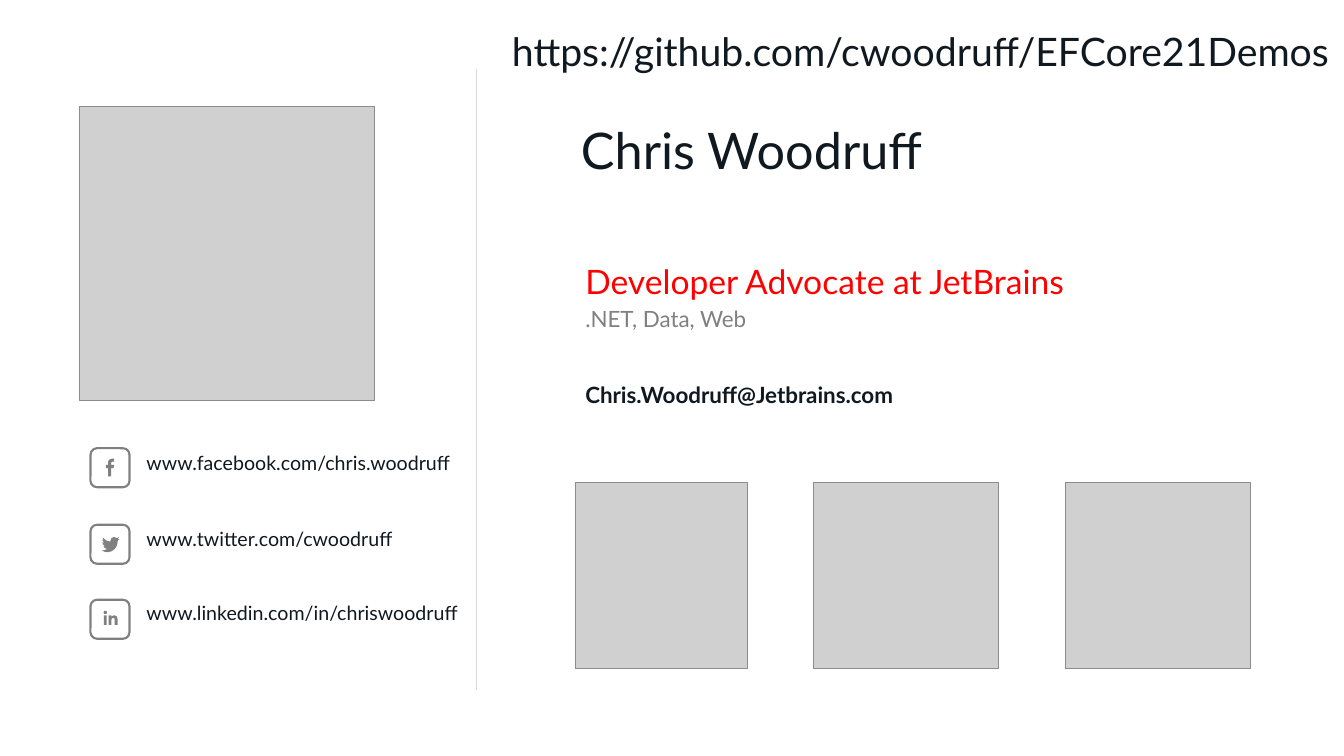
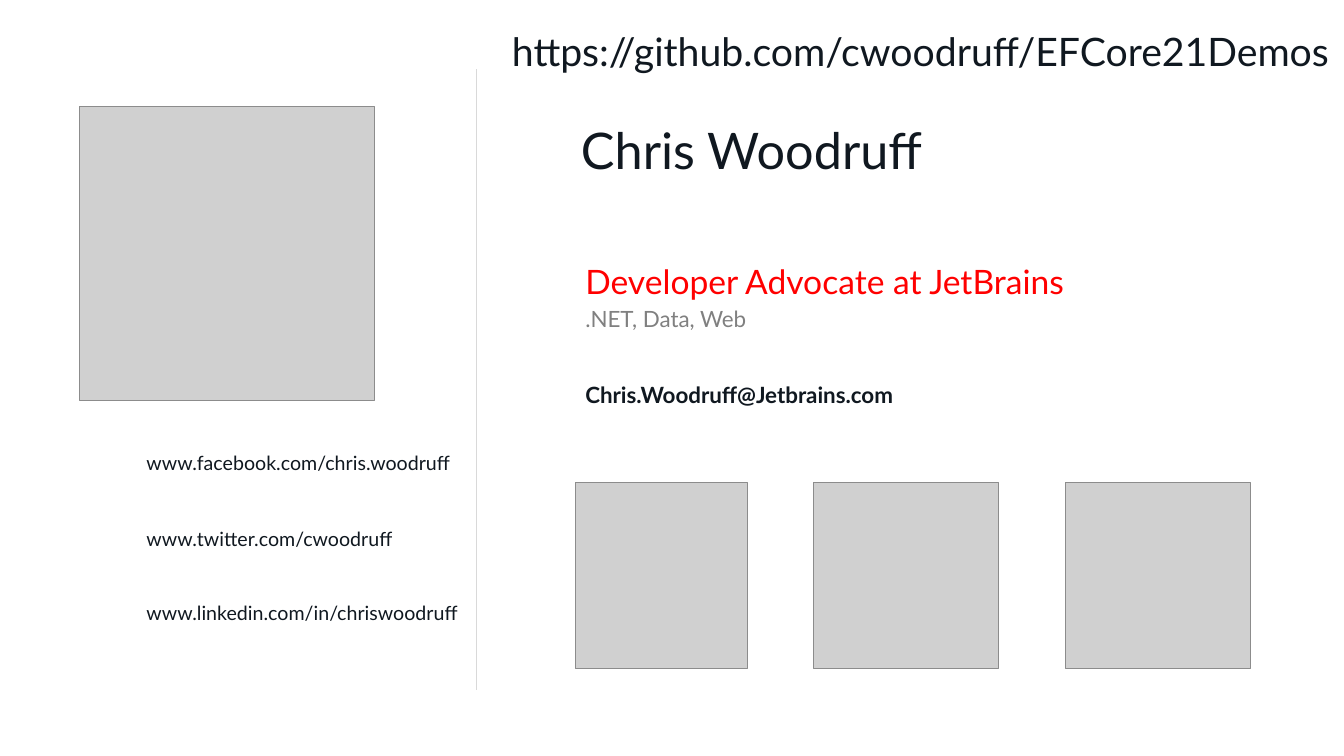
Before and after one commit to cwoodruff/EFCore21Demos, a slide deck: slide 38 of What’s new in Entity Framework Core 2.pptx (slide 39 before the commit). Drawn at 1344x756 pixels with LibreOffice and Linux fonts; fonts in the diff are those of the drawing; grey boxes stand for pictures; background and template pictures are left out. Boxes give left, top, right and bottom in pixels: in the first picture for what was removed or moved away, otherwise in the second. Text is boxed around its words. In the diff, an @@ line names an element or a change of style, - is before the commit and + after.

```diff
--- a/What’s new in Entity Framework Core 2.pptx
+++ b/What’s new in Entity Framework Core 2.pptx
@@ rounded rectangle removed at <box>91,449,130,488</box> @@
@@ freeform shape removed at <box>106,459,114,477</box> @@
@@ rounded rectangle removed at <box>91,525,130,565</box> @@
@@ freeform shape removed at <box>102,537,119,553</box> @@
@@ group removed at <box>91,600,130,639</box>: 1 rounded rectangle, 1 ellipse, 1 rectangle, 1 freeform shape @@
```
Also in this commit, not shown: 1 other slide changed, 1 slide removed.
